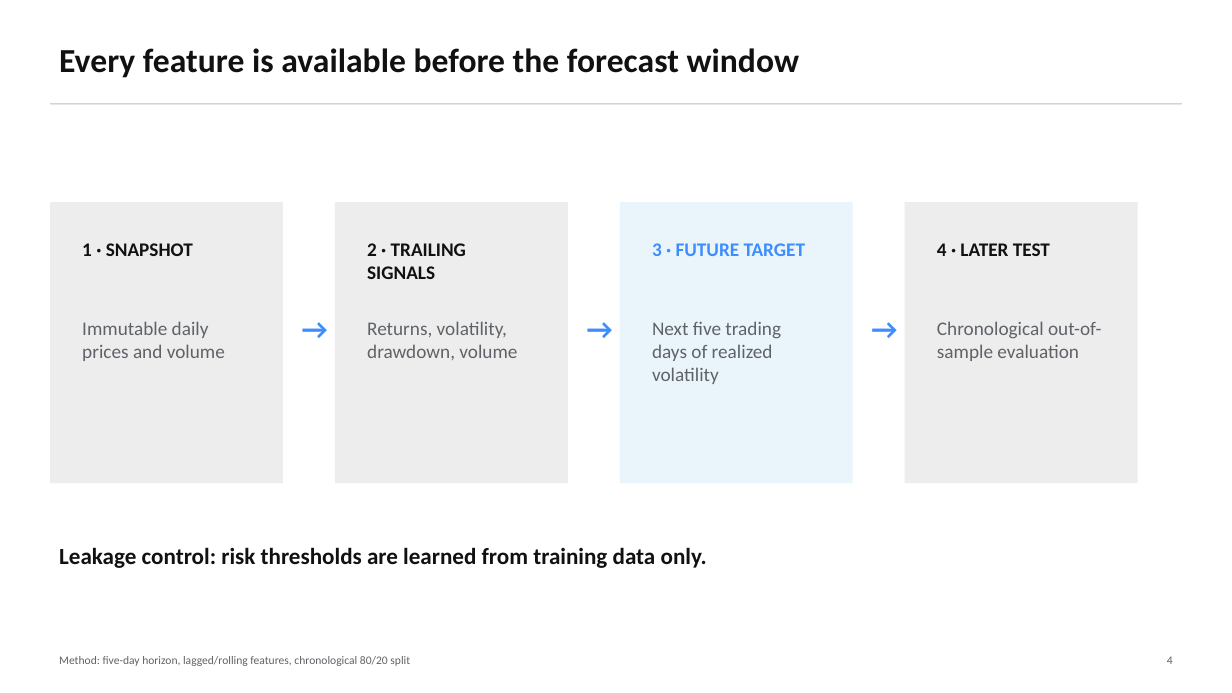
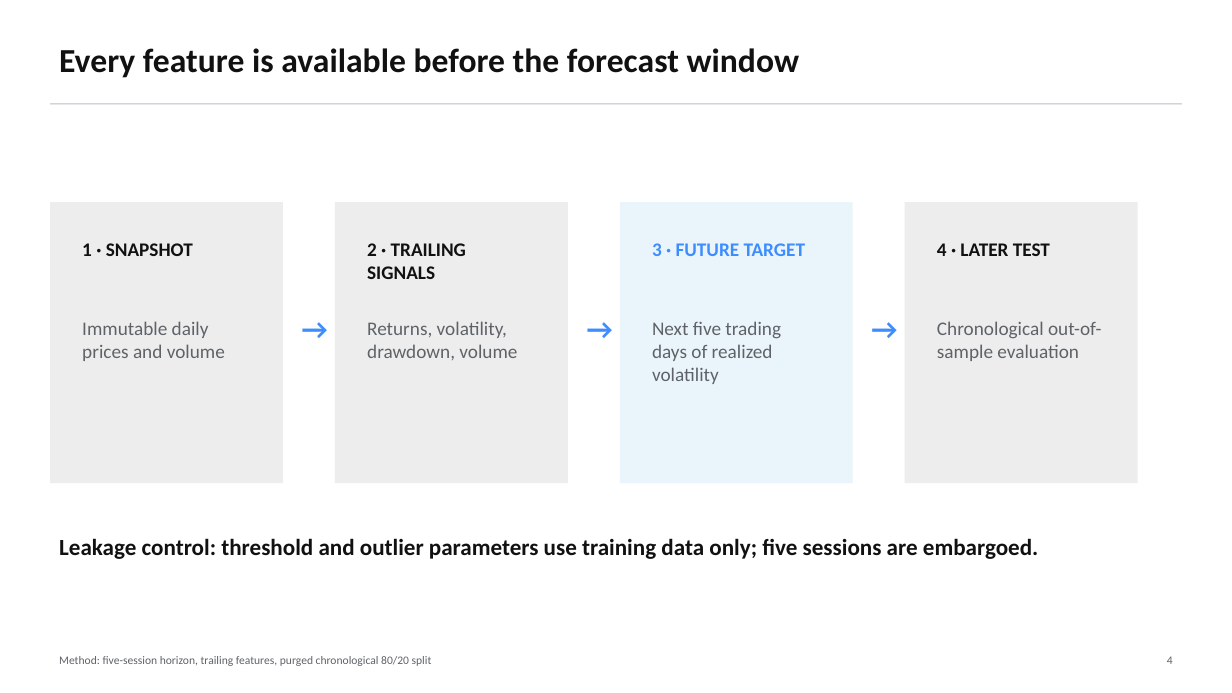
Before and after one commit to pdwi2020/bootcamp_paritosh_dwivedi, a slide deck: slide 4 of project/reports/stakeholder_presentation.pptx. Drawn at 1232x693 pixels with LibreOffice and Linux fonts; fonts in the diff are those of the drawing. Boxes give left, top, right and bottom in pixels: in the first picture for what was removed or moved away, otherwise in the second. Text is boxed around its words. In the diff, an @@ line names an element or a change of style, - is before the commit and + after.

```diff
--- a/project/reports/stakeholder_presentation.pptx
+++ b/project/reports/stakeholder_presentation.pptx
@@ text at (x1=59, y1=538, x2=1038, y2=559): text changed @@
-Leakage control: risk thresholds are learned from training data only.
+Leakage control: threshold and outlier parameters use training data only; five sessions are embargoed.
@@ text at (x1=59, y1=656, x2=432, y2=666): text changed @@
-Method: five-day horizon, lagged/rolling features, chronological 80/20 split
+Method: five-session horizon, trailing features, purged chronological 80/20 split
```
Also in this commit, not shown: 6 other slides changed, 1 slide added, 1 slide removed, 30 other files.
